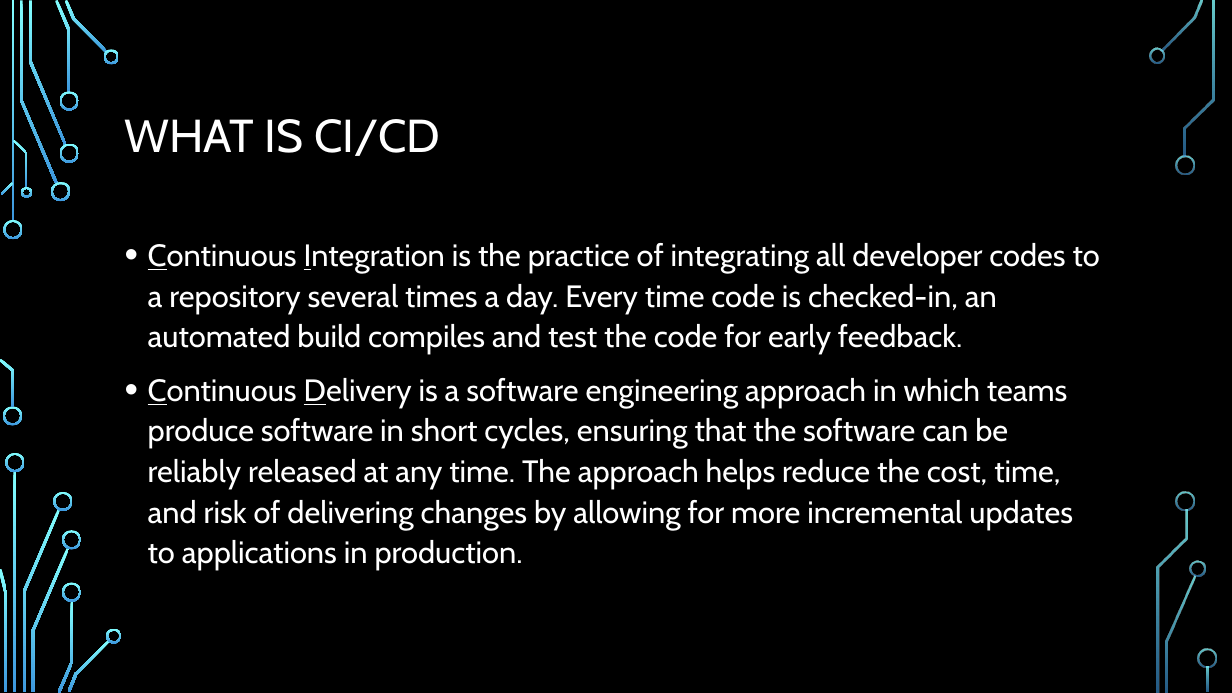
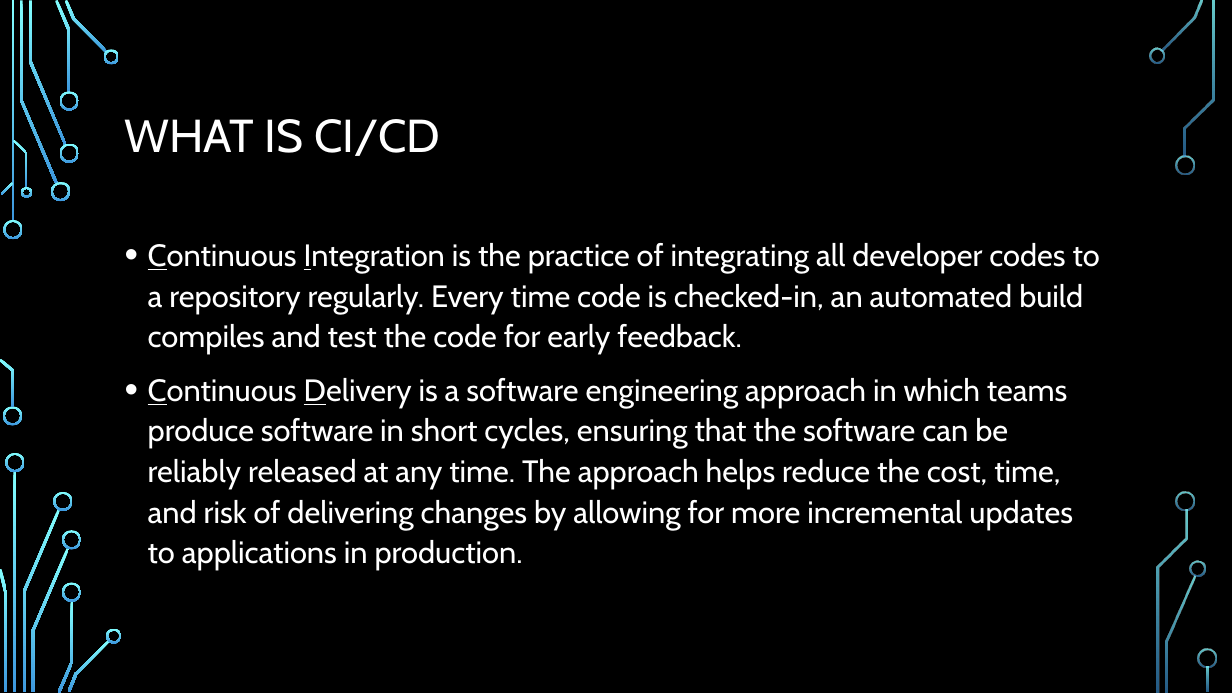
Before and after one commit to CedricAgoda/opensource-ci, a slide deck: slide 3 of Presentation/Full Open-Source CI.pptx. Drawn at 1232x693 pixels with LibreOffice and Linux fonts; fonts in the diff are those of the drawing; background and template pictures are left out. Boxes give left, top, right and bottom in pixels: in the first picture for what was removed or moved away, otherwise in the second. Text is boxed around its words. In the diff, an @@ line names an element or a change of style, - is before the commit and + after.

Commit message:
Update presentation.

```diff
--- a/Presentation/Full Open-Source CI.pptx
+++ b/Presentation/Full Open-Source CI.pptx
@@ text at [148,243,1100,354]: text changed @@
-• Continuous Integration is the practice of integrating all developer codes to a repository several times a day. Every time code is checked-in, an automated build compiles and test the code for early feedback.
+• Continuous Integration is the practice of integrating all developer codes to a repository regularly. Every time code is checked-in, an automated build compiles and test the code for early feedback.
```
Also in this commit, not shown: 2 other slides changed.
